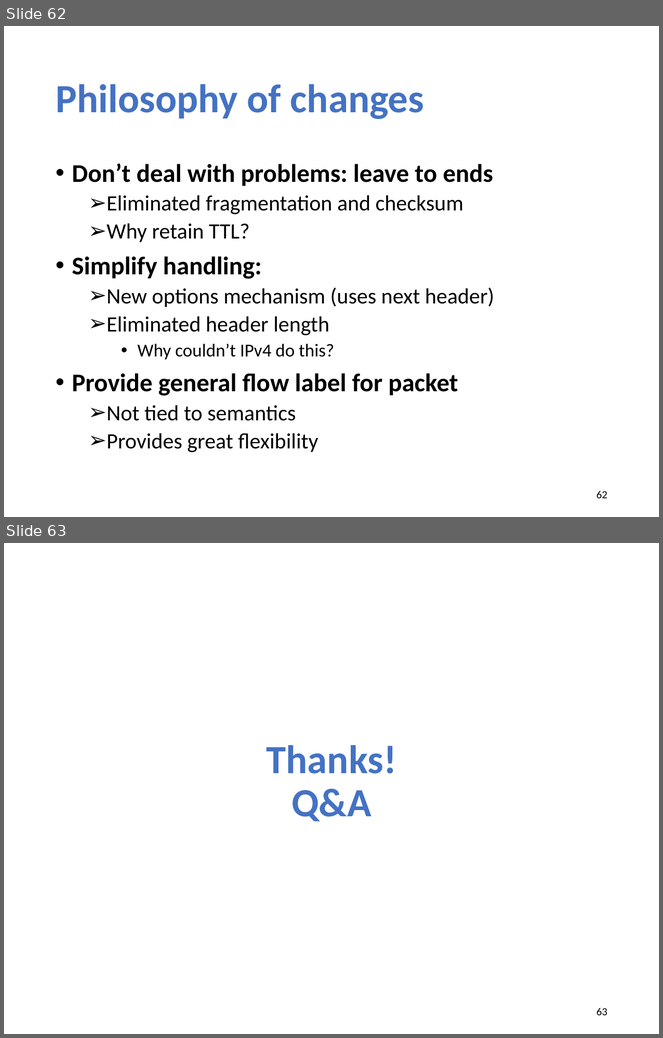
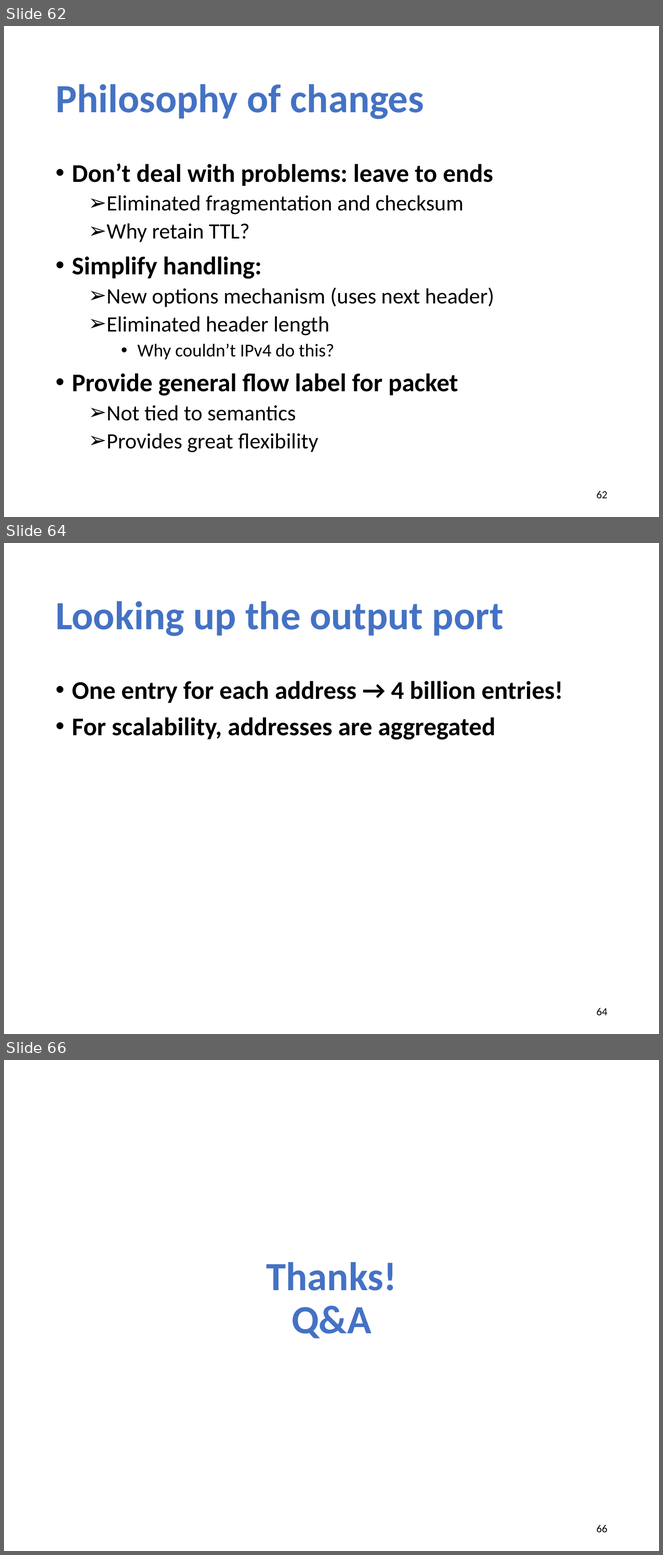
Before and after one commit to xinjin/course-net, a slide deck: slides/Midterm_review.pptx. Shown one above the other, each under a label of ours: slides 62 and 63 before the commit, slides 62, 64 and 66 after it; the slides between them are not shown. The pictures are 663x1038 and 663x1555 pixels, drawn with LibreOffice and Linux fonts; fonts in the diff are those of the drawing. Boxes give left, top, right and bottom in pixels: in the first picture for what was removed or moved away, otherwise in the second. Text is boxed around its words. In the diff, an @@ line names an element or a change of style, - is before the commit and + after.

```diff
--- a/slides/Midterm_review.pptx
+++ b/slides/Midterm_review.pptx
@@ slide 64 added at <box>4,543,659,1034</box>, background #FFFFFF @@
@@ title added at <box>55,601,504,636</box>, 44 pt, text #4472C4, bold @@
+Looking up the output port
@@ text added at <box>72,681,564,740</box>, 28 pt, text #000000, bold @@
+• One entry for each address → 4 billion entries!
+• For scalability, addresses are aggregated
@@ page number added at <box>597,1008,608,1016</box>, 12 pt, text #000000 @@
+64
@@ what was slide 63 is now slide 66 @@
@@ page number at <box>597,1525,608,1533</box>: text changed @@
-63
+66
```
Also in this commit, not shown: 7 slides changed, 2 other slides added, 1 other file.
